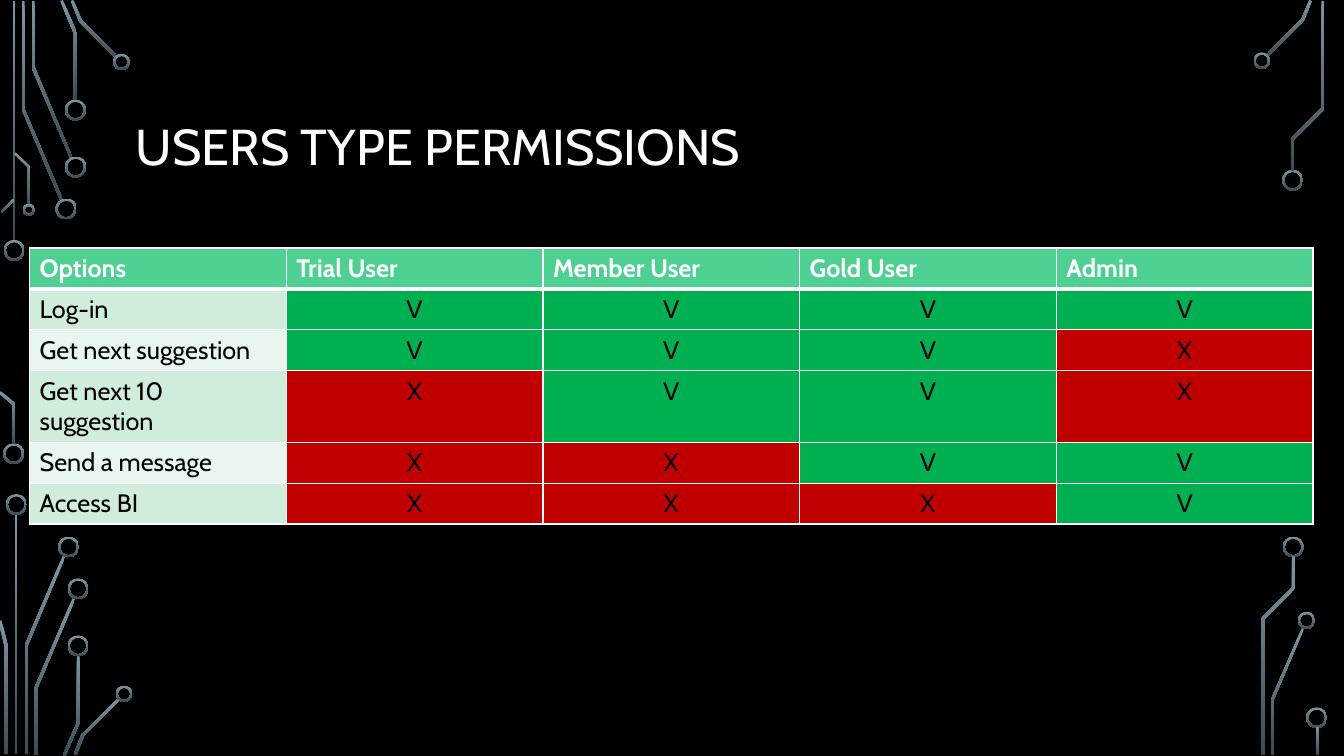
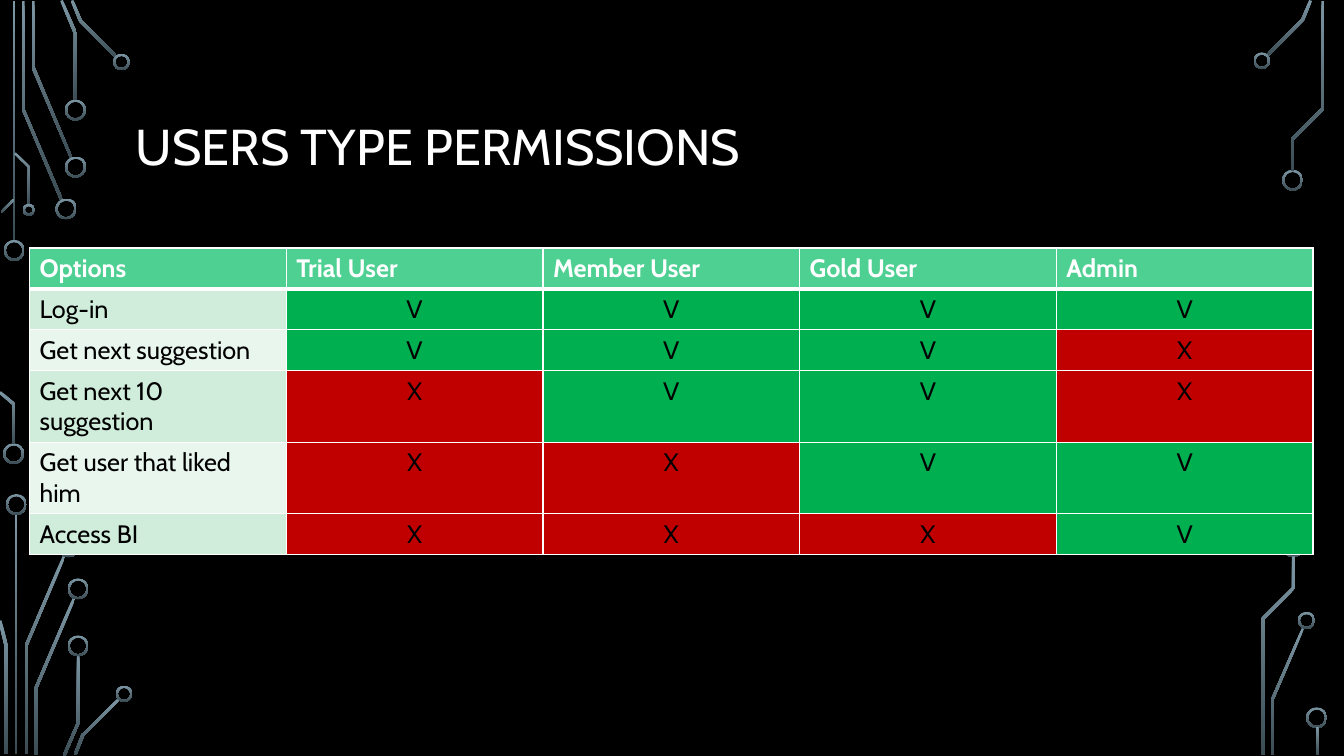
Before and after one commit to Meniakk/MatchApp, a slide deck: slide 3 of Match-app.pptm. Drawn at 1344x756 pixels with LibreOffice and Linux fonts; fonts in the diff are those of the drawing; background and template pictures are left out. Boxes give left, top, right and bottom in pixels: in the first picture for what was removed or moved away, otherwise in the second. Text is boxed around its words. In the diff, an @@ line names an element or a change of style, - is before the commit and + after.

```diff
--- a/Match-app.pptm
+++ b/Match-app.pptm
@@ table at [29, 248, 1315, 548] @@
-row 5, column 1: Send a message
+row 5, column 1: Get user that liked him
```
Also in this commit, not shown: 1 slide added, 1 slide removed, 5 other files.
